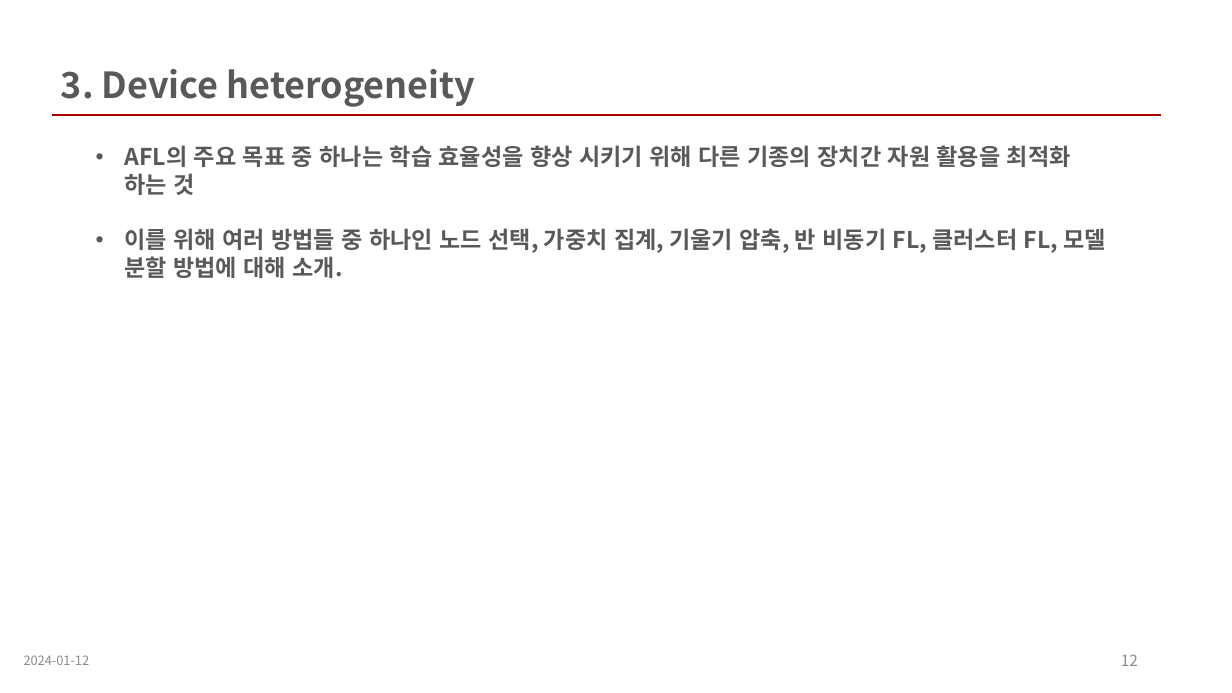
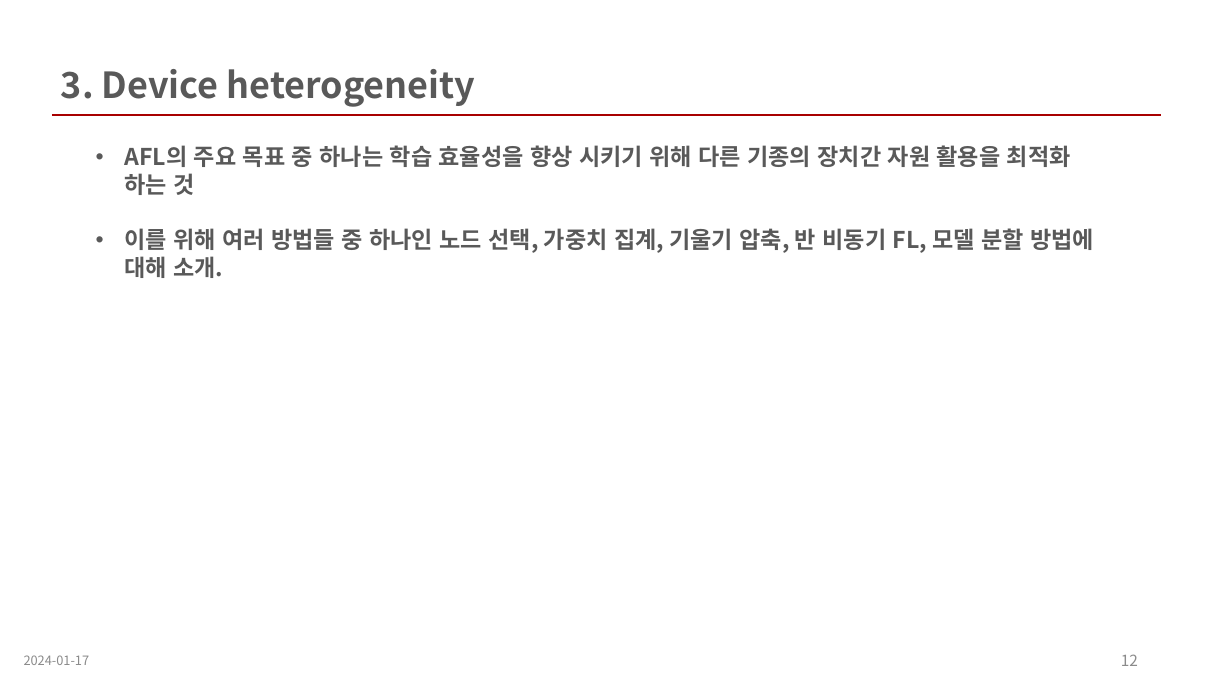
Before and after one commit to wkdnffla3/Dev_doc, a slide deck: slide 12 of not_dev/Asynchronous federated learning on heterogeneous devices A survey.pptx. Drawn at 1232x693 pixels with LibreOffice and Linux fonts; fonts in the diff are those of the drawing. Boxes give left, top, right and bottom in pixels: in the first picture for what was removed or moved away, otherwise in the second. Text is boxed around its words. In the diff, an @@ line names an element or a change of style, - is before the commit and + after.

```diff
--- a/not_dev/Asynchronous federated learning on heterogeneous devices A survey.pptx
+++ b/not_dev/Asynchronous federated learning on heterogeneous devices A survey.pptx
@@ text at bbox=[124, 228, 1094, 278]: text changed @@
-• 이를 위해 여러 방법들 중 하나인 노드 선택, 가중치 집계, 기울기 압축, 반 비동기 FL, 클러스터 FL, 모델 분할 방법에 대해 소개.
+• 이를 위해 여러 방법들 중 하나인 노드 선택, 가중치 집계, 기울기 압축, 반 비동기 FL, 모델 분할 방법에 대해 소개.
@@ text at bbox=[24, 655, 90, 665]: text changed @@
-2024-01-12
+2024-01-17
```
Also in this commit, not shown: 13 other slides changed, 11 slides added, 4 slides removed, 2 other files.
